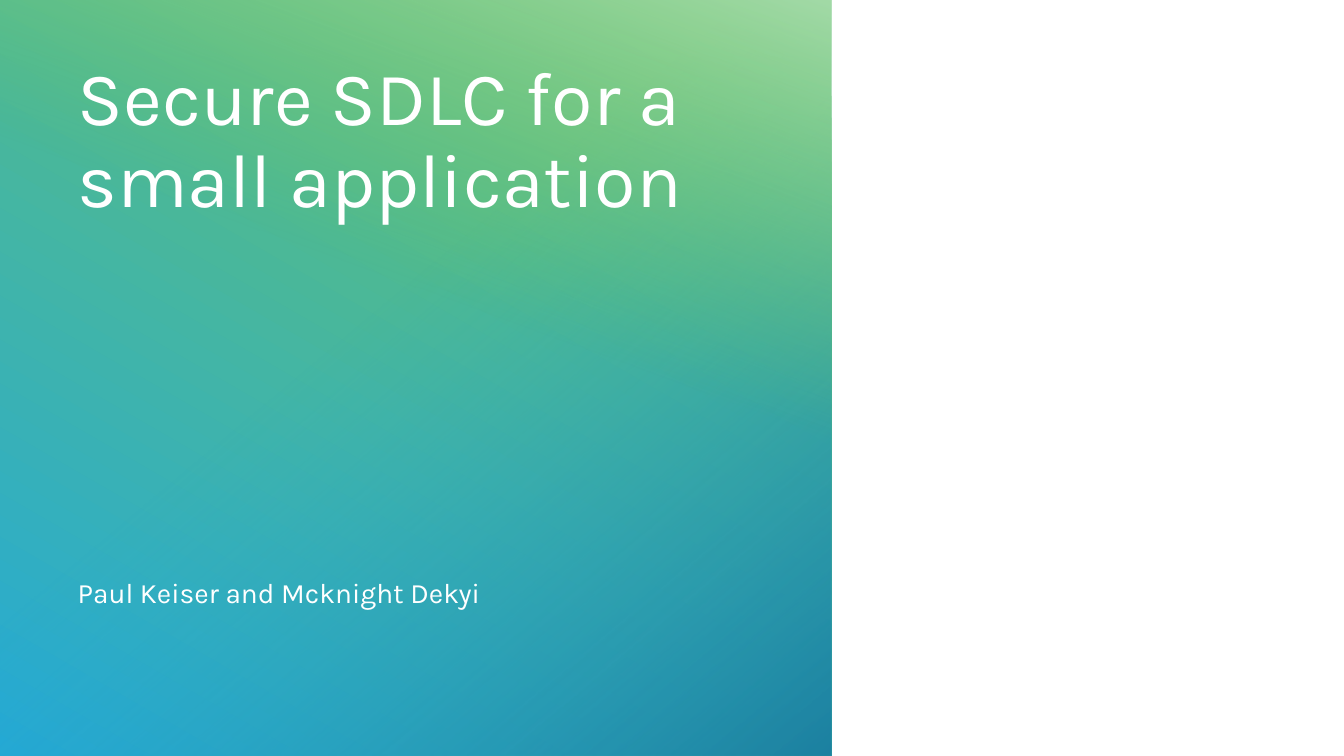
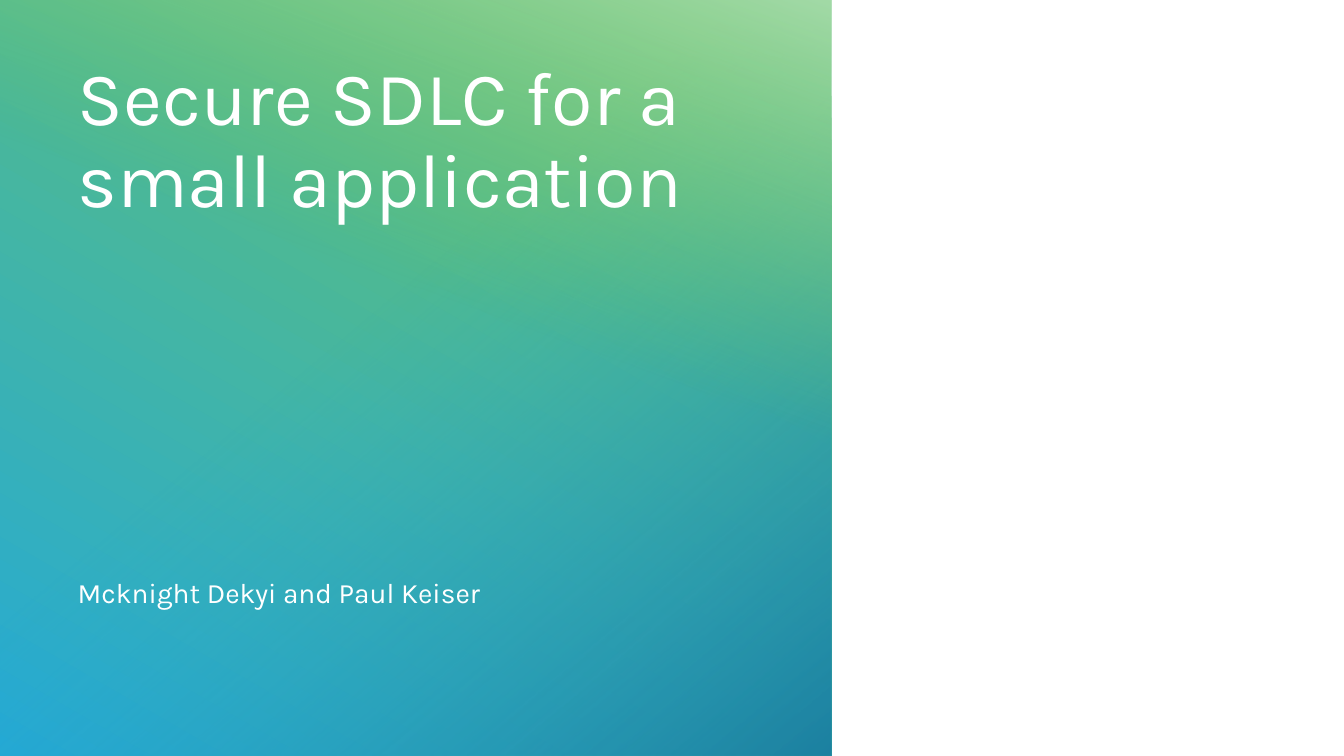
Before and after one commit to PaullyDK/DevSecOpsProjOne, a slide deck: slide 1 of Presentation/proj1.pptx. Drawn at 1344x756 pixels with LibreOffice and Linux fonts; fonts in the diff are those of the drawing; background and template pictures are left out. Boxes give left, top, right and bottom in pixels: in the first picture for what was removed or moved away, otherwise in the second. Text is boxed around its words. In the diff, an @@ line names an element or a change of style, - is before the commit and + after.

```diff
--- a/Presentation/proj1.pptx
+++ b/Presentation/proj1.pptx
@@ subtitle at (x1=78, y1=583, x2=480, y2=610): text changed @@
-Paul Keiser and Mcknight Dekyi
+Mcknight Dekyi and Paul Keiser
```
Also in this commit, not shown: 1 other slide changed, 3 slides added, 1 other file.
